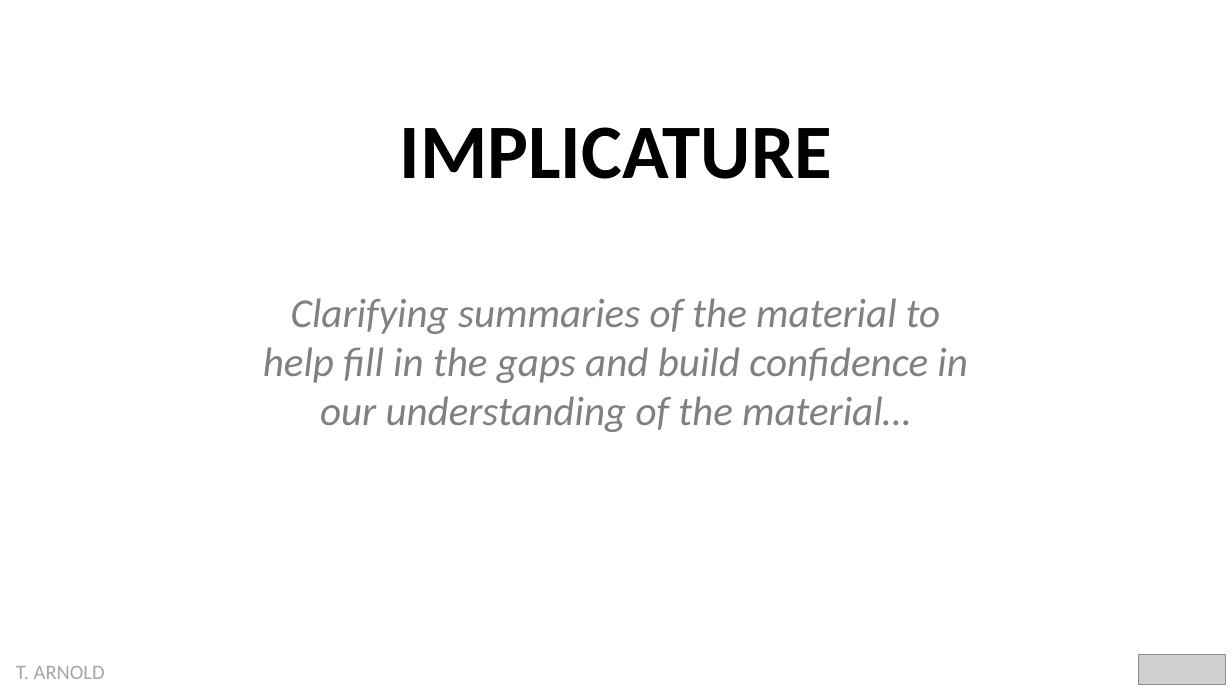
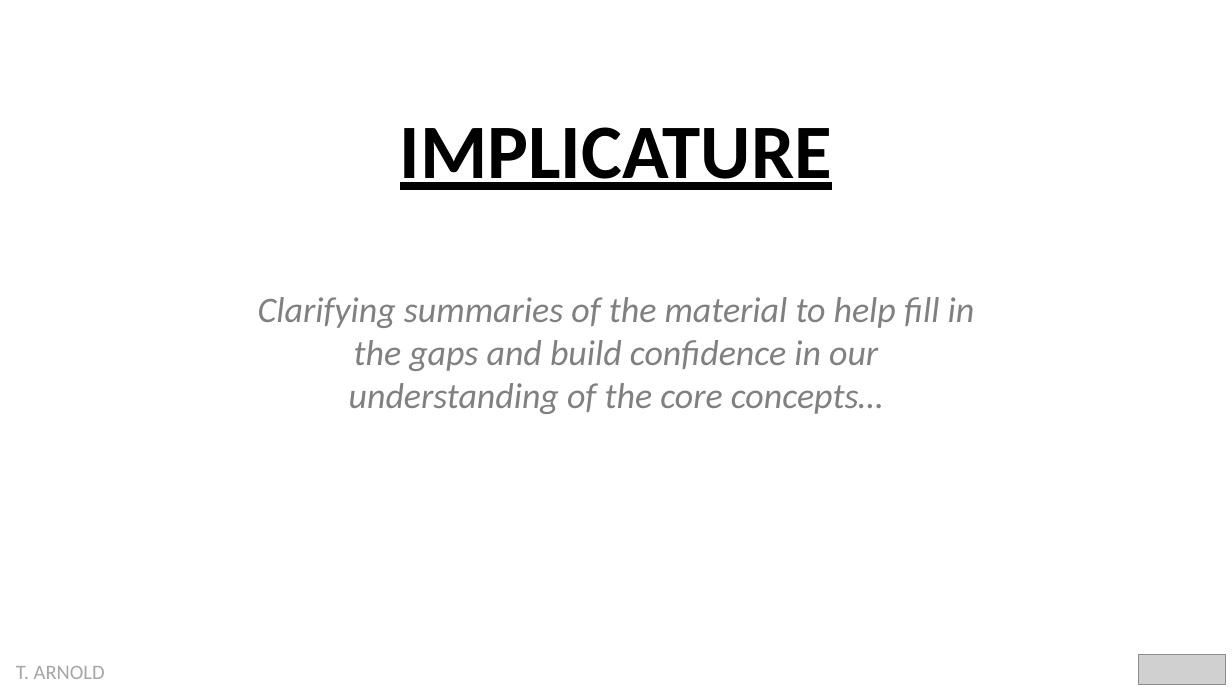
Before and after one commit to statsmaths/ling297-f22, a slide deck: slide 1 of extra/implicature.pptx. Drawn at 1232x693 pixels with LibreOffice and Linux fonts; fonts in the diff are those of the drawing; grey boxes stand for pictures. Boxes give left, top, right and bottom in pixels: in the first picture for what was removed or moved away, otherwise in the second. Text is boxed around its words. In the diff, an @@ line names an element or a change of style, - is before the commit and + after.

```diff
--- a/extra/implicature.pptx
+++ b/extra/implicature.pptx
@@ text at bbox=[400, 127, 832, 190]: underline on in "IMPLICATURE" @@
@@ text at bbox=[258, 297, 975, 414]: text changed; size 32 to 28 pt @@
-Clarifying summaries of the material to help fill in the gaps and build confidence in our understanding of the material…
+Clarifying summaries of the material to help fill in the gaps and build confidence in our understanding of the core concepts…
```
Also in this commit, not shown: 4 other slides changed, 2 slides added, 1 other file.
